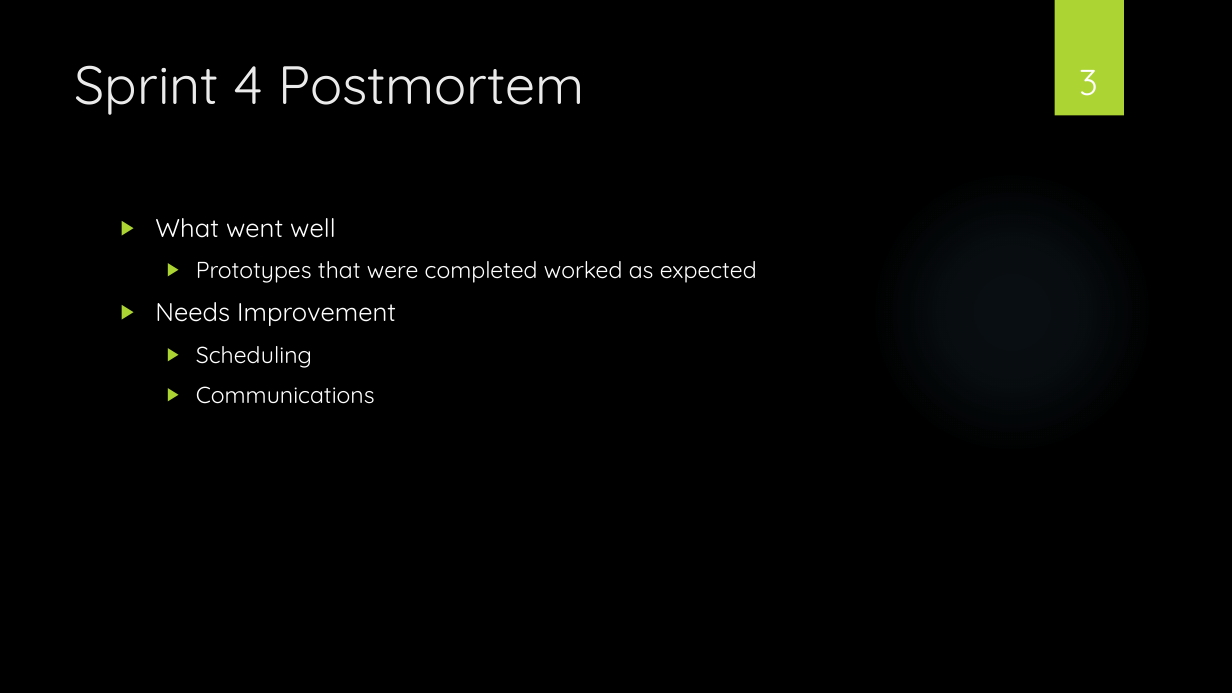
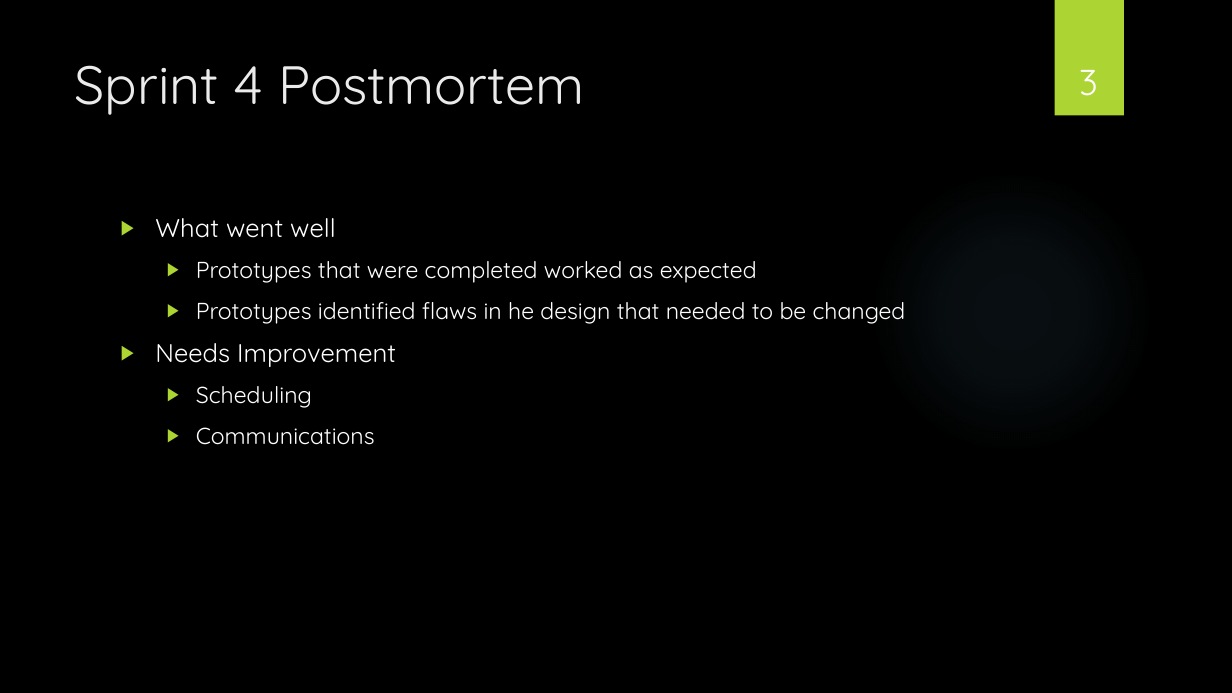
Before and after one commit to powellb1/CapStone, a slide deck: slide 3 of Documentation/Class Presentations/Are We There Yet Progress Report 6.pptx. Drawn at 1232x693 pixels with LibreOffice and Linux fonts; fonts in the diff are those of the drawing; background and template pictures are left out. Boxes give left, top, right and bottom in pixels: in the first picture for what was removed or moved away, otherwise in the second. Text is boxed around its words. In the diff, an @@ line names an element or a change of style, - is before the commit and + after.

```diff
--- a/Documentation/Class Presentations/Are We There Yet Progress Report 6.pptx
+++ b/Documentation/Class Presentations/Are We There Yet Progress Report 6.pptx
@@ text at box(196, 302, 906, 324): paragraph added @@
+  ▶ Prototypes identified flaws in he design that needed to be changed
```
Also in this commit, not shown: 2 other slides changed.
